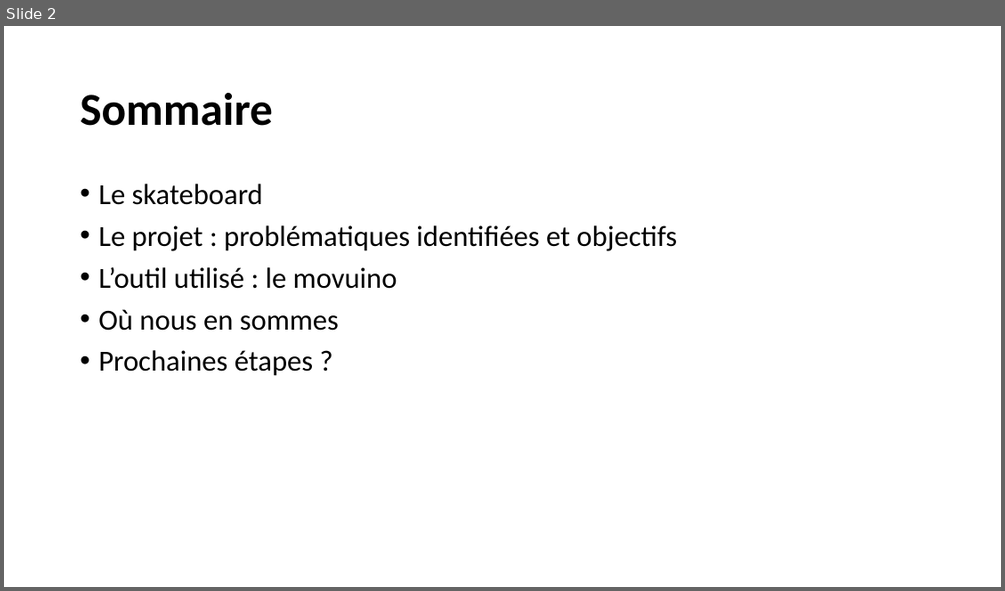
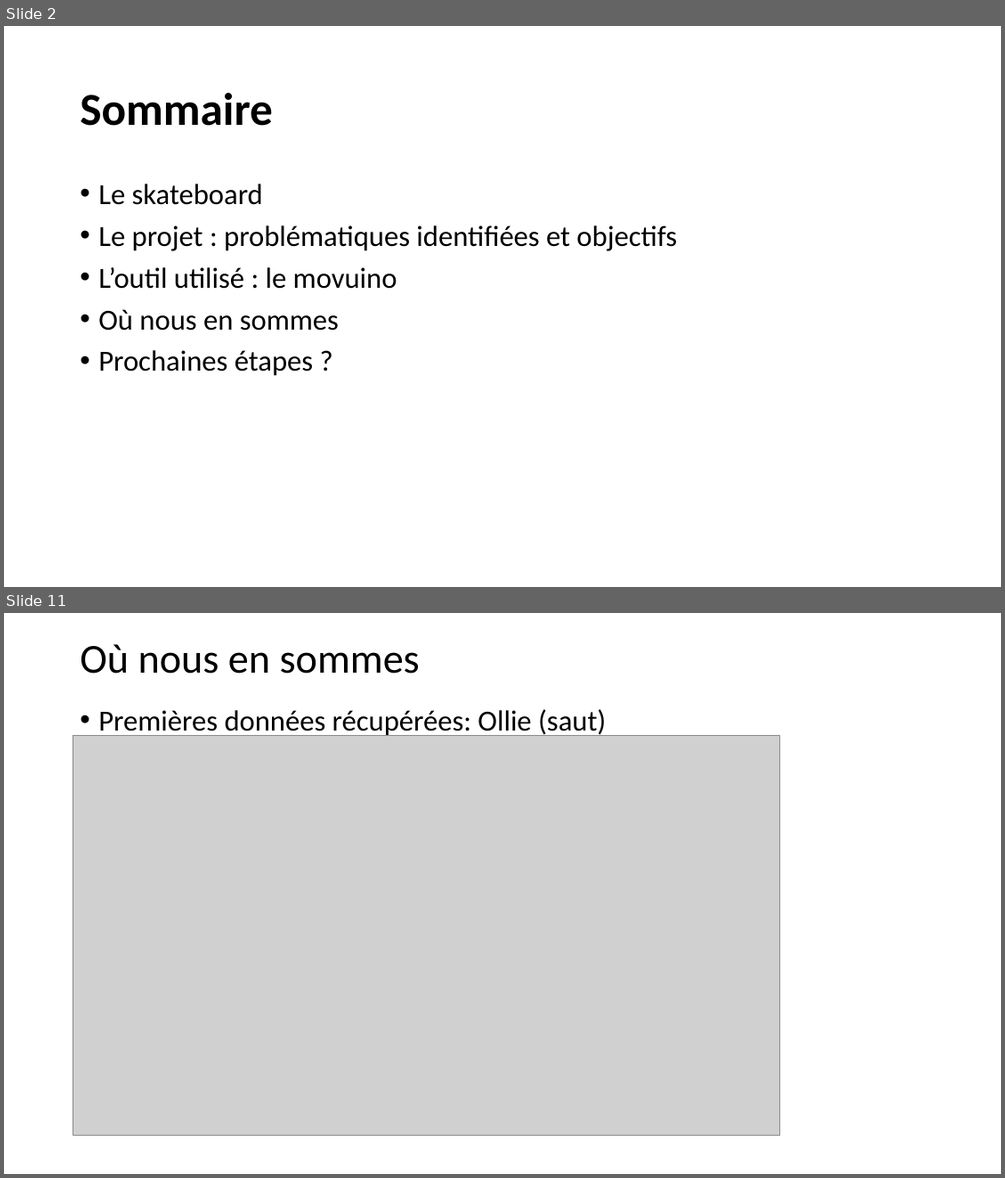
Before and after one commit to libcraps/SkateboardXXX3000, a slide deck: 00 - Documentation/presentation_eric/presentation_lancement_projet.pptx. Shown one above the other, each under a label of ours: slide 2 before the commit, slides 2 and 11 after it; the slides between them are not shown. The pictures are 1005x591 and 1005x1178 pixels, drawn with LibreOffice and Linux fonts; fonts in the diff are those of the drawing; grey boxes stand for pictures. Boxes give left, top, right and bottom in pixels: in the first picture for what was removed or moved away, otherwise in the second. Text is boxed around its words. In the diff, an @@ line names an element or a change of style, - is before the commit and + after.

```diff
--- a/00 - Documentation/presentation_eric/presentation_lancement_projet.pptx
+++ b/00 - Documentation/presentation_eric/presentation_lancement_projet.pptx
@@ slide 11 added at (4, 613, 1001, 1174), background #FFFFFF @@
@@ title added at (80, 644, 420, 674), 39.6 pt, text #000000 @@
+Où nous en sommes
@@ text added at (98, 709, 606, 738), 28 pt, text #000000 @@
+• Premières données récupérées: Ollie (saut)
@@ picture added at (73, 735, 779, 1135) @@
```
Also in this commit, not shown: 5 slides changed, 6 other slides added, 3 slides removed, 1 other file.
